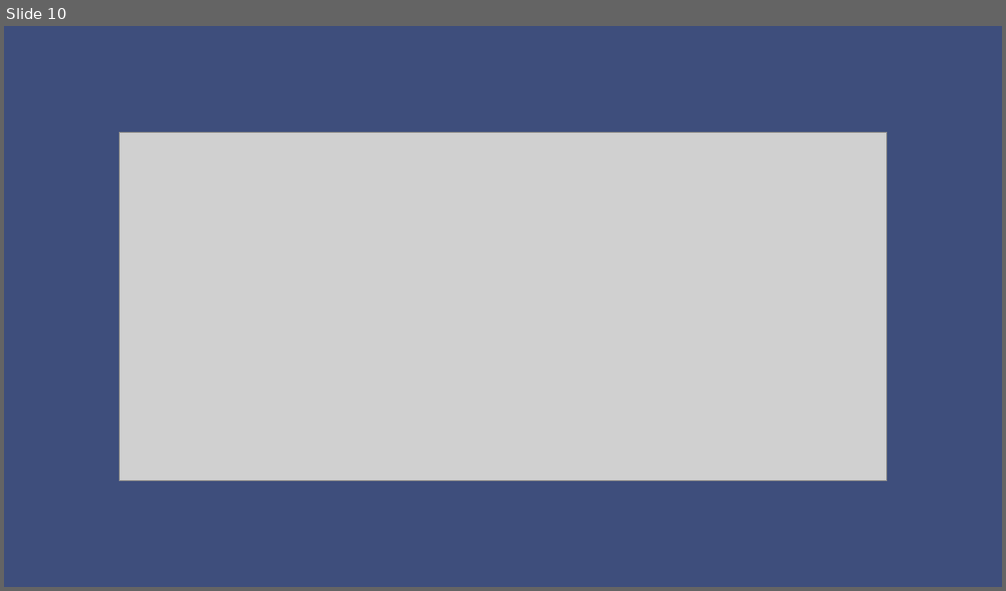
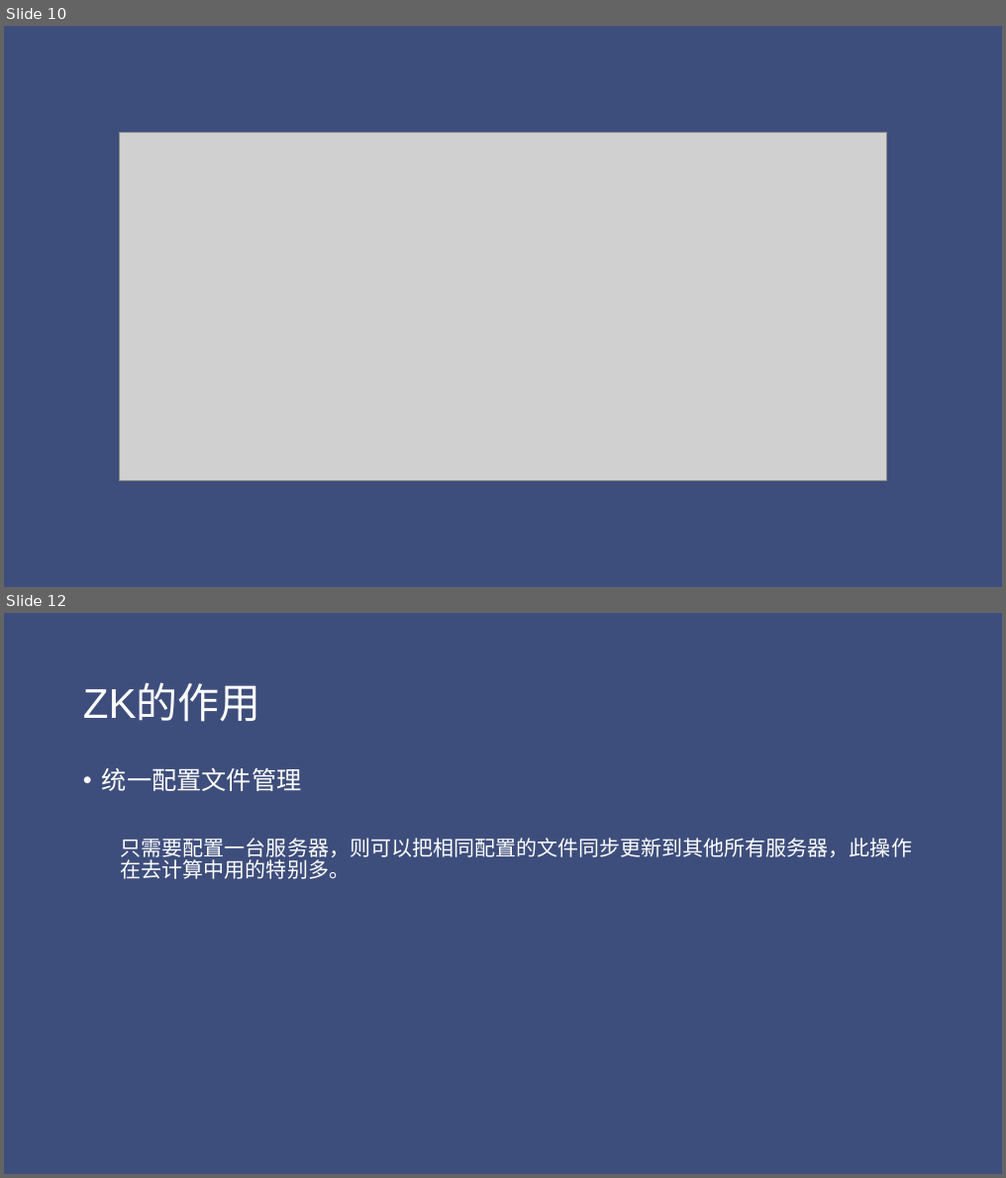
Before and after one commit to jungle0127/zookeeper-dubbo-learn, a slide deck: docs/zookeeper Introduction.pptx. Shown one above the other, each under a label of ours: slide 10 before the commit, slides 10 and 12 after it; the slides between them are not shown. The pictures are 1006x591 and 1006x1178 pixels, drawn with LibreOffice and Linux fonts; fonts in the diff are those of the drawing; grey boxes stand for pictures. Boxes give left, top, right and bottom in pixels: in the first picture for what was removed or moved away, otherwise in the second. Text is boxed around its words. In the diff, an @@ line names an element or a change of style, - is before the commit and + after.

```diff
--- a/docs/zookeeper Introduction.pptx
+++ b/docs/zookeeper Introduction.pptx
@@ slide 12 added at bbox=[4, 613, 1002, 1174], background #3E4E7C @@
@@ title added at bbox=[83, 684, 261, 722], 40 pt, text #FFFFFF @@
+ZK的作用
@@ text added at bbox=[102, 768, 912, 879], 20 pt, text #FFFFFF @@
+• 统一配置文件管理
+  只需要配置一台服务器，则可以把相同配置的文件同步更新到其他所有服务器，此操作在去计算中用的特别多。
```
Also in this commit, not shown: 5 other slides added.
